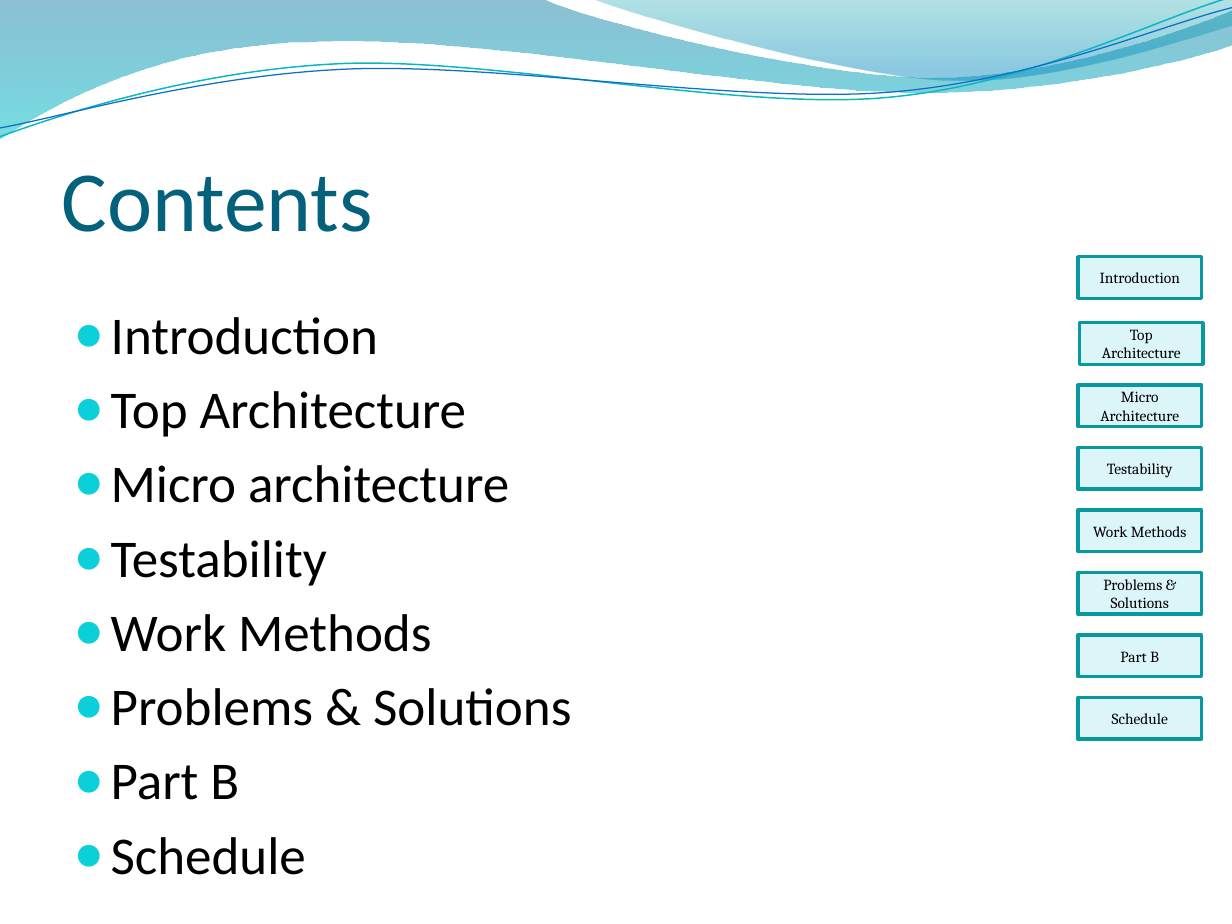
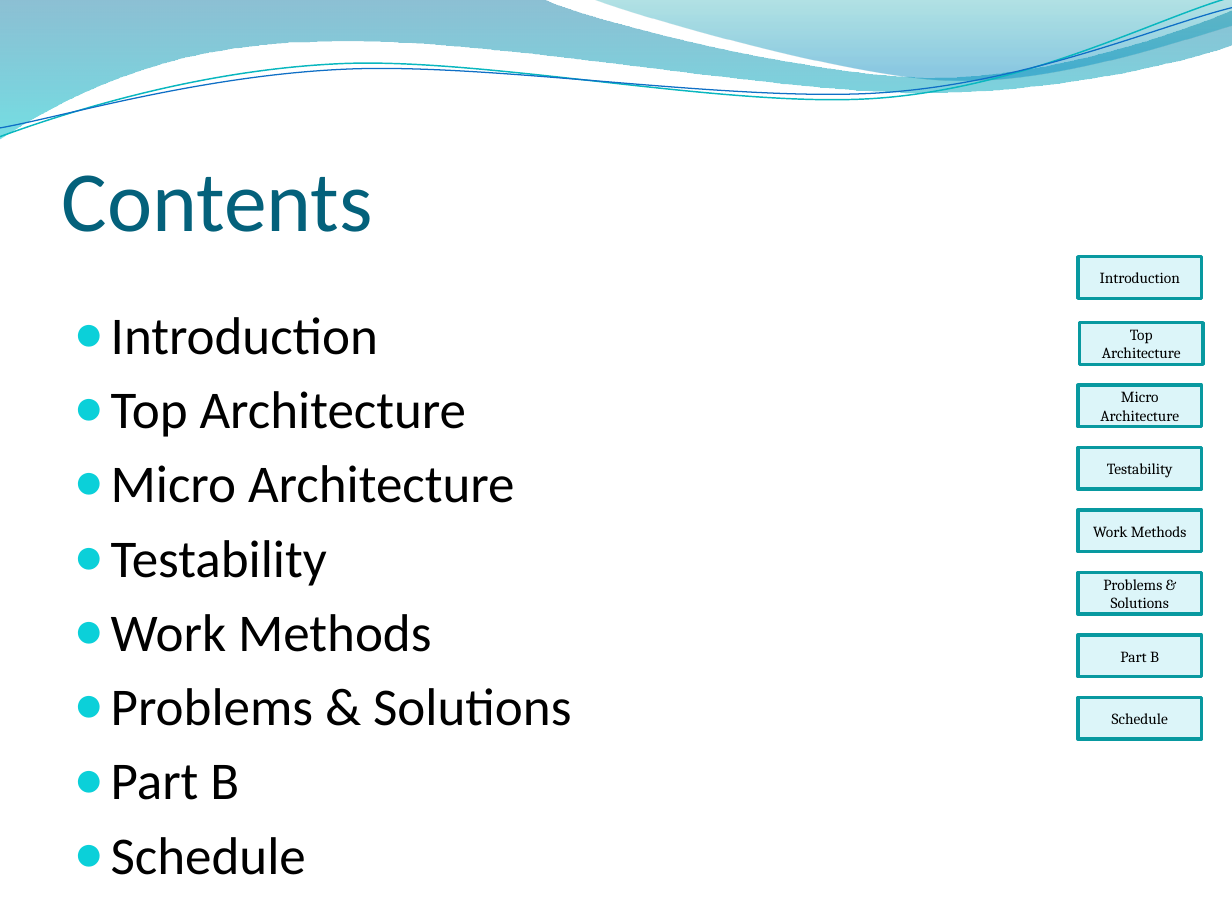
Before and after one commit to sandro6579/symbol-generator, a slide deck: slide 2 of Presentation/part_A_final/Final_Presentation_Part_A.pptx. Drawn at 1232x924 pixels with LibreOffice and Linux fonts; fonts in the diff are those of the drawing; background and template pictures are left out. Boxes give left, top, right and bottom in pixels: in the first picture for what was removed or moved away, otherwise in the second. Text is boxed around its words. In the diff, an @@ line names an element or a change of style, - is before the commit and + after.

```diff
--- a/Presentation/part_A_final/Final_Presentation_Part_A.pptx
+++ b/Presentation/part_A_final/Final_Presentation_Part_A.pptx
@@ text at (111,465,514,503): text changed @@
-● Micro architecture
+● Micro Architecture
```
Also in this commit, not shown: 6 other slides changed, 2 slides added.
